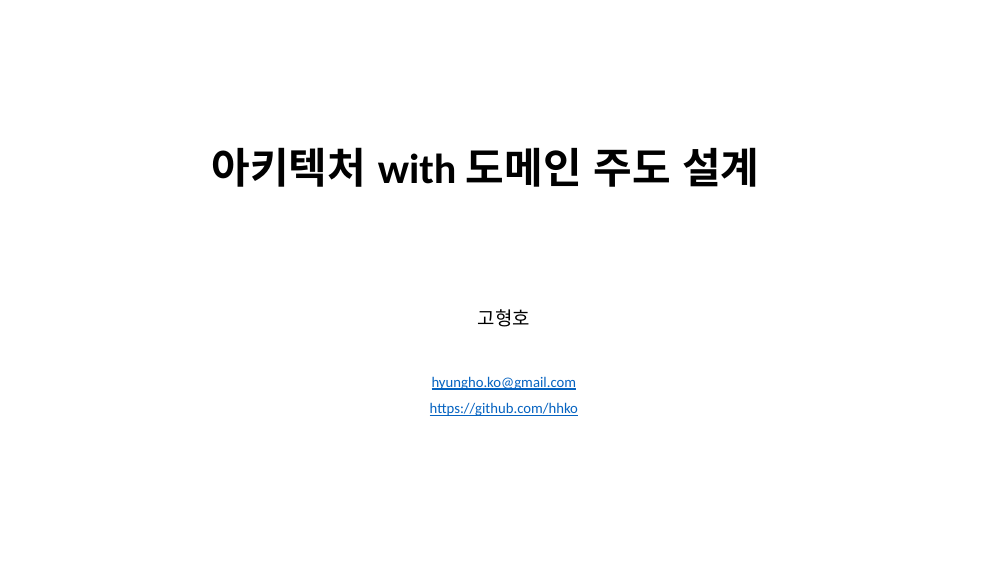
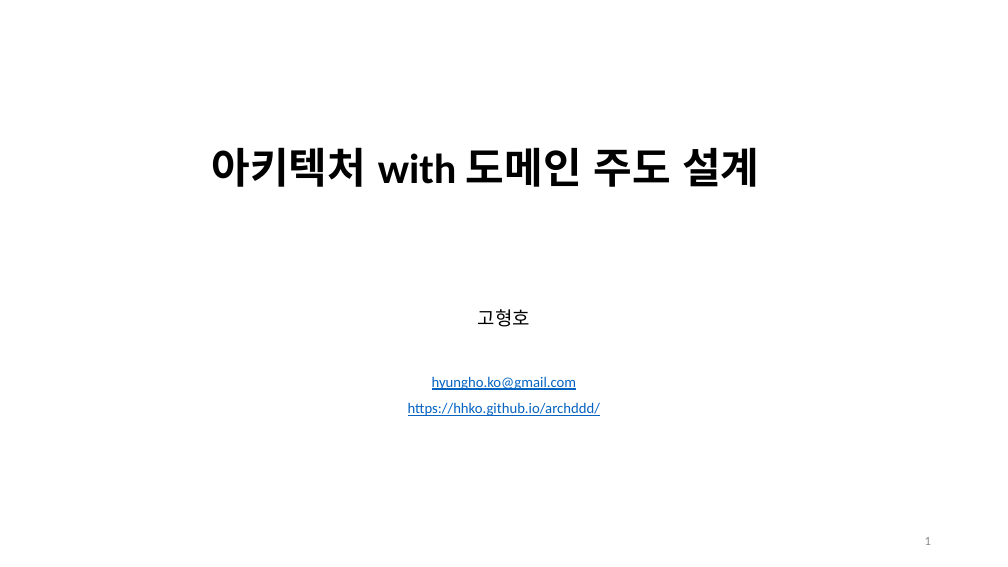
Before and after one commit to hhko/ArchDdd, a slide deck: slide 1 of README.pptx. Drawn at 1008x567 pixels with LibreOffice and Linux fonts; fonts in the diff are those of the drawing. Boxes give left, top, right and bottom in pixels: in the first picture for what was removed or moved away, otherwise in the second. Text is boxed around its words. In the diff, an @@ line names an element or a change of style, - is before the commit and + after.

```diff
--- a/README.pptx
+++ b/README.pptx
@@ text "고형호": place and size @@
-text "고형호" at [430,309,578,416]
+text "고형호" at [408,309,600,416]
@@ text at [408,402,600,416]: text changed @@
-https://github.com/hhko
+https://hhko.github.io/archddd/
@@ page number added at [925,537,931,545], 12 pt, text #8C8C8C @@
+1
```
Also in this commit, not shown: 55 other slides changed, 3 slides added, 1 slide removed, 3 other files.
